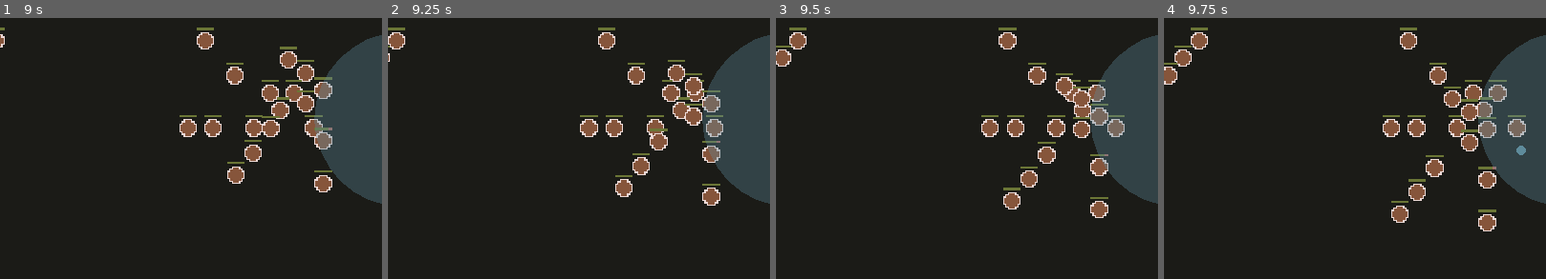
Above: before the commit, frames 1-4 (left to right).
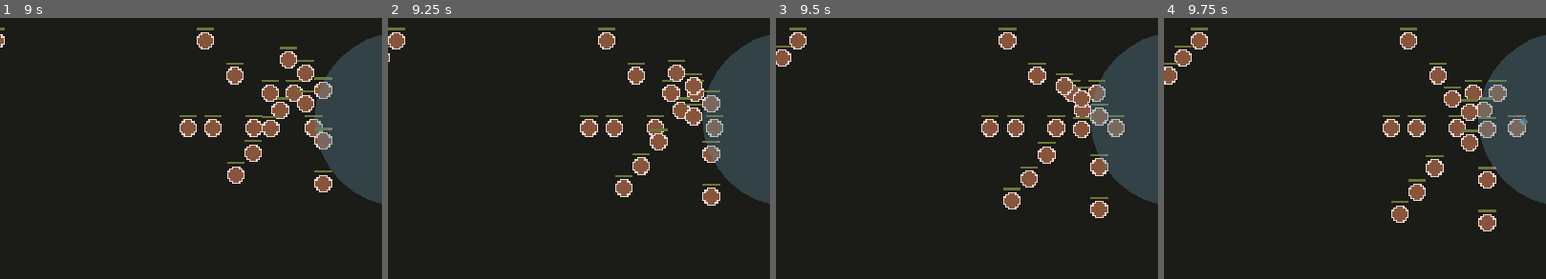
Above: after the commit, the same moments.

Repository: nolenroyalty/ReShape-TD
Game: Godot game, scene res://Main.tscn
Same seed, same stepped clock (60 frames per second), same inputs: the game is played once before the commit and once after it.
Inputs (mouse positions are % of the whole screen's width and height, from its top left):
- Up to frame 1 (9 s): click "Start" at 0.5 s; click "Got It!" at 1.25 s; click "Start" at 2 s; click (1, 55) at 2.77 s; move the mouse to (40, 47) at 3.52 s; hold U (upgrade_tower) 3.53-4.28 s; hold Shift (continue_building) 3.53-4.28 s; click (40, 47) at 3.67 s; move the mouse to (30, 55) at 4.27 s; tap one key every 0.75 s from 4.35 s: R (reshape_tower) 1 (select_tower_1) 2 (select_tower_2) 3 (select_tower_3) S (sell_tower) N (send_wave) Shift (continue_building); move the mouse to (60, 28) at 5.02 s; hold U (upgrade_tower) 5.03-6.53 s; move the mouse to (45, 70) at 5.77 s; click (45, 70) at 5.92 s; move the mouse to (80, 65) at 6.52 s; move the mouse to (20, 35) at 7.27 s; move the mouse to (55, 50) at 8.02 s; click (55, 50) at 8.17 s; move the mouse to (35, 25) at 8.77 s; hold U (upgrade_tower) from 8.78 s (still down)
- Up to frame 2 (9.25 s): keep holding U (upgrade_tower)
- Up to frame 3 (9.5 s): keep holding U (upgrade_tower)
- Up to frame 4 (9.75 s): keep holding U (upgrade_tower); move the mouse to (72, 45) at 9.52 s; tap R (reshape_tower) at 9.6 s
The pictures show only the part of the screen within x 3-53%, y 34-84%; the shares and areas given below are measured in that part.

Frames 1-3 are identical in both runs. In frame 4, 0.1% of the frame differs, in the area x 92-96%, y 37-53%.

Commit message:
explode faster if giant

Diff:
--- a/towers/Bullet.gd
+++ b/towers/Bullet.gd
@@ -82,8 +82,14 @@
 	var t = Tween.new()
 	var start_scale = $Sprite.scale
 	var final_scale = start_scale * EXPLOSION_SIZE
-	t.interpolate_property($Sprite, "modulate:a", null, 0.3, EXPLOSION_SPEED, Tween.TRANS_QUAD, Tween.EASE_OUT)
-	t.interpolate_property($Sprite, "scale", null, final_scale, EXPLOSION_SPEED, Tween.TRANS_LINEAR, Tween.EASE_OUT)
+	var end_amount = 0.3
+	var explosion_speed = EXPLOSION_SPEED
+	if Upgrades.projectile_size_mult(my_shape) > 1.0:
+		end_amount = 0.1
+		explosion_speed = EXPLOSION_SPEED / 2.0
+
+	t.interpolate_property($Sprite, "modulate:a", null, end_amount, explosion_speed, Tween.TRANS_QUAD, Tween.EASE_OUT)
+	t.interpolate_property($Sprite, "scale", null, final_scale, explosion_speed, Tween.TRANS_LINEAR, Tween.EASE_OUT)
 	var current_radius = $Hitbox/Shape.shape.radius
 	var final_radius = current_radius * EXPLOSION_SIZE
 	t.interpolate_property($Hitbox/Shape, "shape:radius", null, final_radius, EXPLOSION_SPEED, Tween.TRANS_LINEAR, Tween.EASE_OUT)
@@ -125,7 +131,7 @@
 			state = S.BEGIN_FADING
 
 func exited_battlefield():
-	if state != S.BEGIN_FADING and state != S.FADING:
+	if state != S.BEGIN_FADING and state != S.FADING and state != S.EXPLODING:
 		if returns:
 			if Upgrades.farshot(my_shape):
 				farshot_return_bonus = starting_position.distance_to(position)
